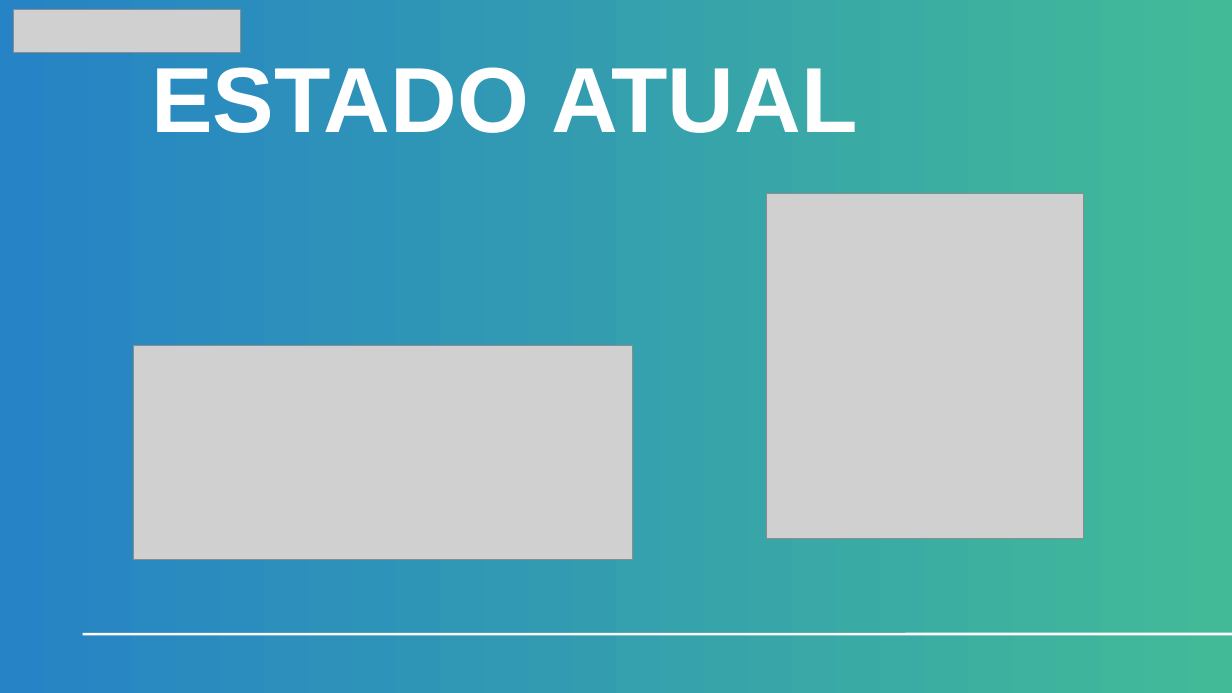
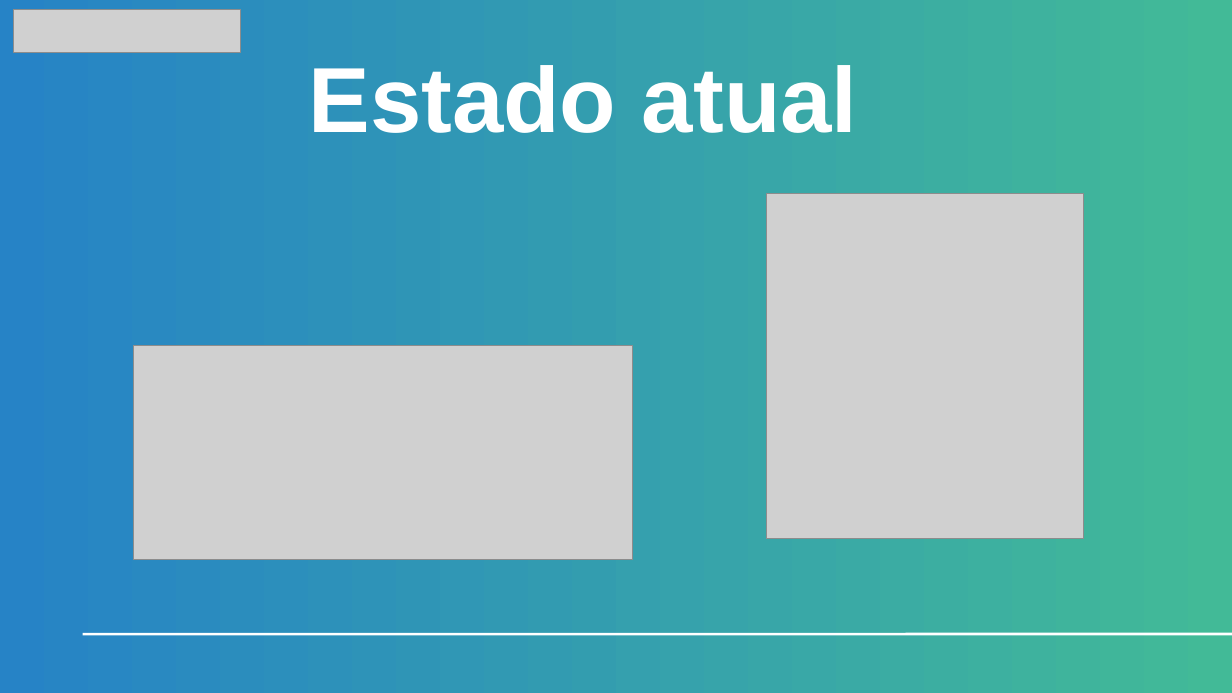
Before and after one commit to AndreZila01/S.T.A.R, a slide deck: slide 5 of Resource/Apresentação - STAR - 2.odp. Drawn at 1232x693 pixels with LibreOffice and Linux fonts; fonts in the diff are those of the drawing; grey boxes stand for pictures. Boxes give left, top, right and bottom in pixels: in the first picture for what was removed or moved away, otherwise in the second. Text is boxed around its words. In the diff, an @@ line names an element or a change of style, - is before the commit and + after.

Commit message:
atualizacao no relatorio e apresentação

```diff
--- a/Resource/Apresentação - STAR - 2.odp
+++ b/Resource/Apresentação - STAR - 2.odp
@@ title at (x1=309, y1=65, x2=857, y2=133): text changed @@
-ESTADO ATUAL
+Estado atual
```
Also in this commit, not shown: 2 other slides changed, 1 slide added, 7 other files.
